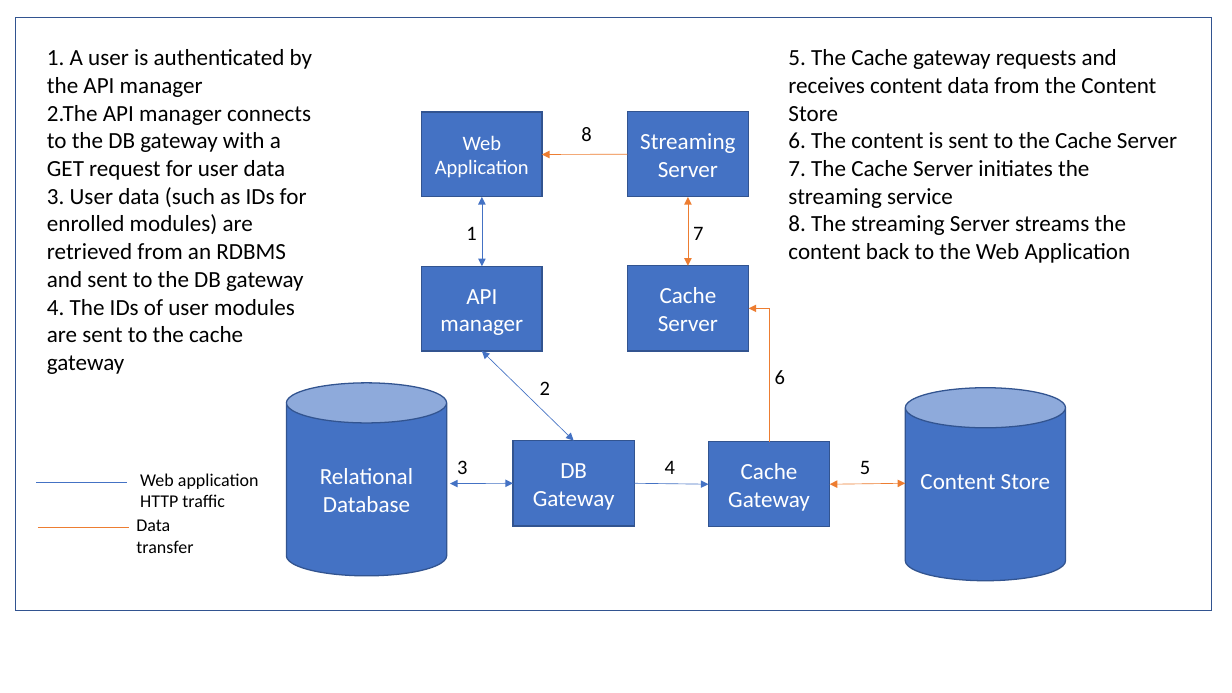
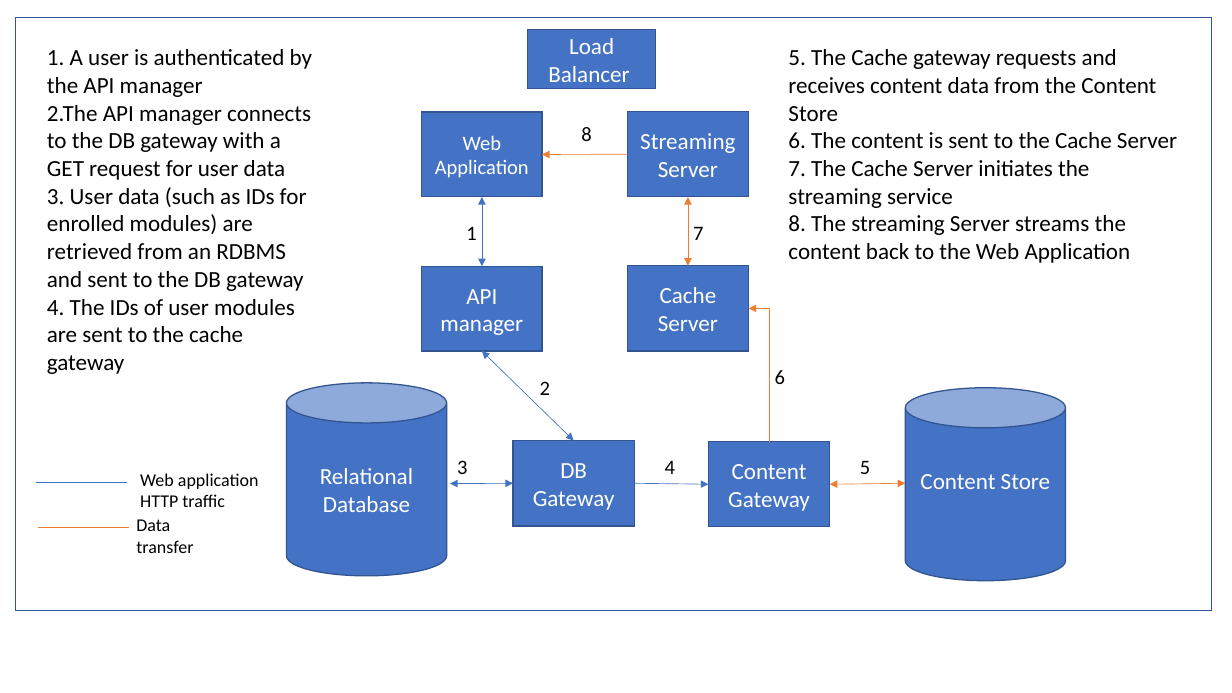
Before and after one commit to mdmjsh/soa, a slide deck: slide 1 of content/figs/fig_4_technology_architecture.pptx. Drawn at 1232x693 pixels with LibreOffice and Linux fonts; fonts in the diff are those of the drawing. Boxes give left, top, right and bottom in pixels: in the first picture for what was removed or moved away, otherwise in the second. Text is boxed around its words. In the diff, an @@ line names an element or a change of style, - is before the commit and + after.

```diff
--- a/content/figs/fig_4_technology_architecture.pptx
+++ b/content/figs/fig_4_technology_architecture.pptx
@@ rectangle added at (528,30,655,88), fill #4472C4, outline #325491 1 pt, 18 pt, text #FFFFFF @@
+Load Balancer
@@ text in rectangle at (728,464,810,511): text changed @@
-Cache Gateway
+Content Gateway
```
Also in this commit, not shown: 1 other file.
